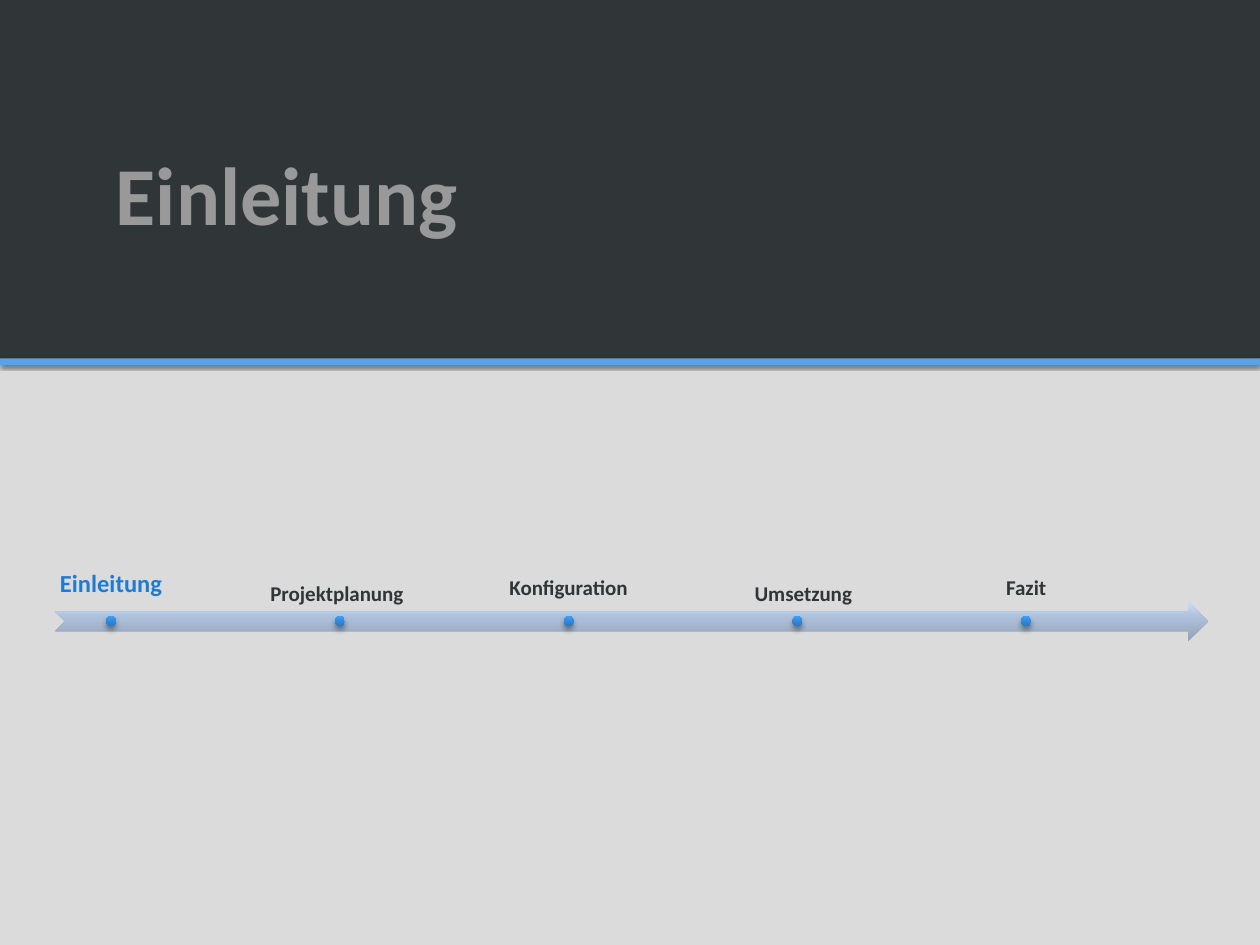
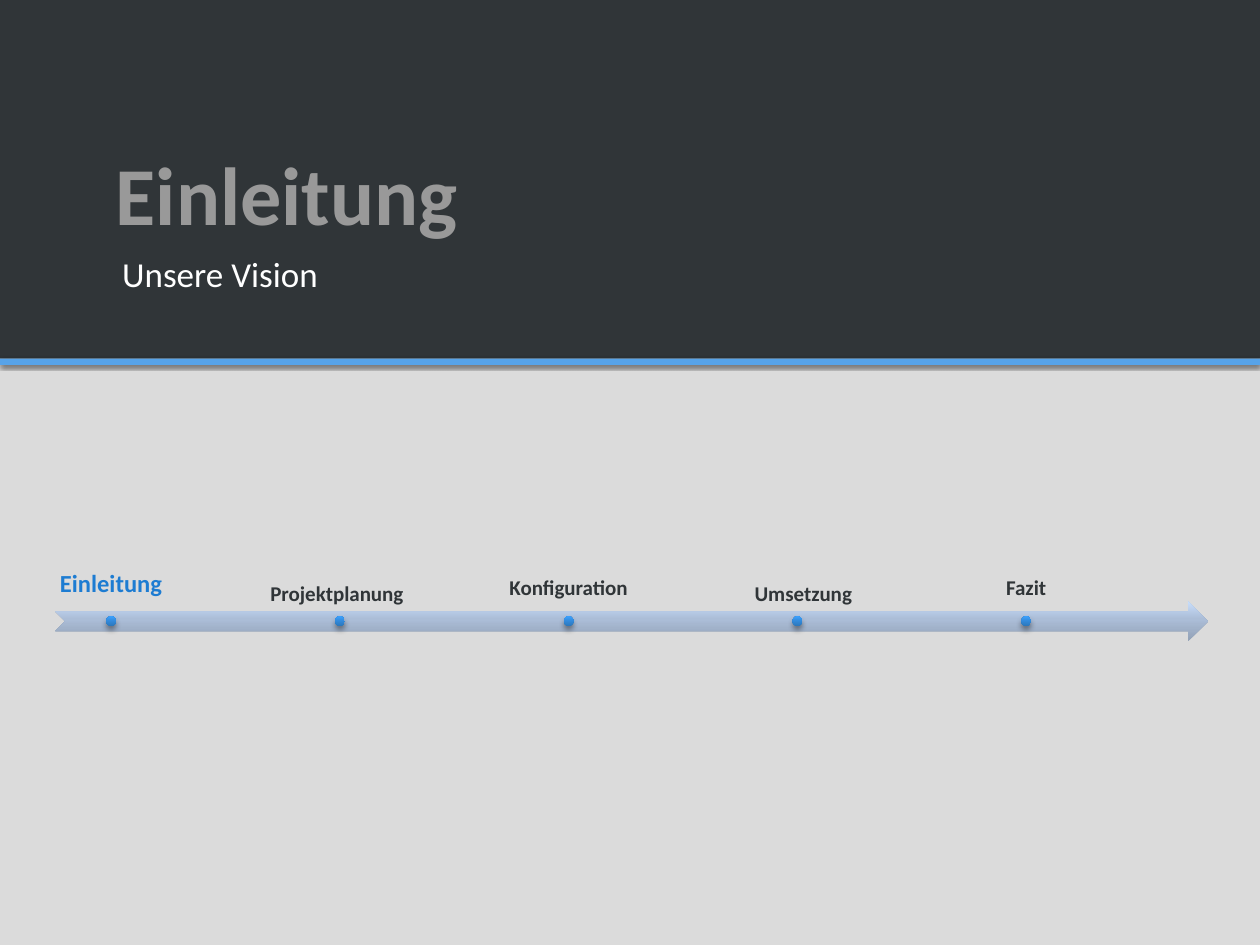
Before and after one commit to SAS-Systems/Unveiled-Documentation, a slide deck: slide 4 of Unveiled_MidtermPresentation_V0.4.pptx. Drawn at 1260x945 pixels with LibreOffice and Linux fonts; fonts in the diff are those of the drawing; background and template pictures are left out. Boxes give left, top, right and bottom in pixels: in the first picture for what was removed or moved away, otherwise in the second. Text is boxed around its words. In the diff, an @@ line names an element or a change of style, - is before the commit and + after.

```diff
--- a/Unveiled_MidtermPresentation_V0.4.pptx
+++ b/Unveiled_MidtermPresentation_V0.4.pptx
@@ text added at box(122, 263, 317, 288), 20 pt, text #FFFFFF @@
+Unsere Vision
```
Also in this commit, not shown: 4 other slides changed, 1 slide removed, 1 other file.
